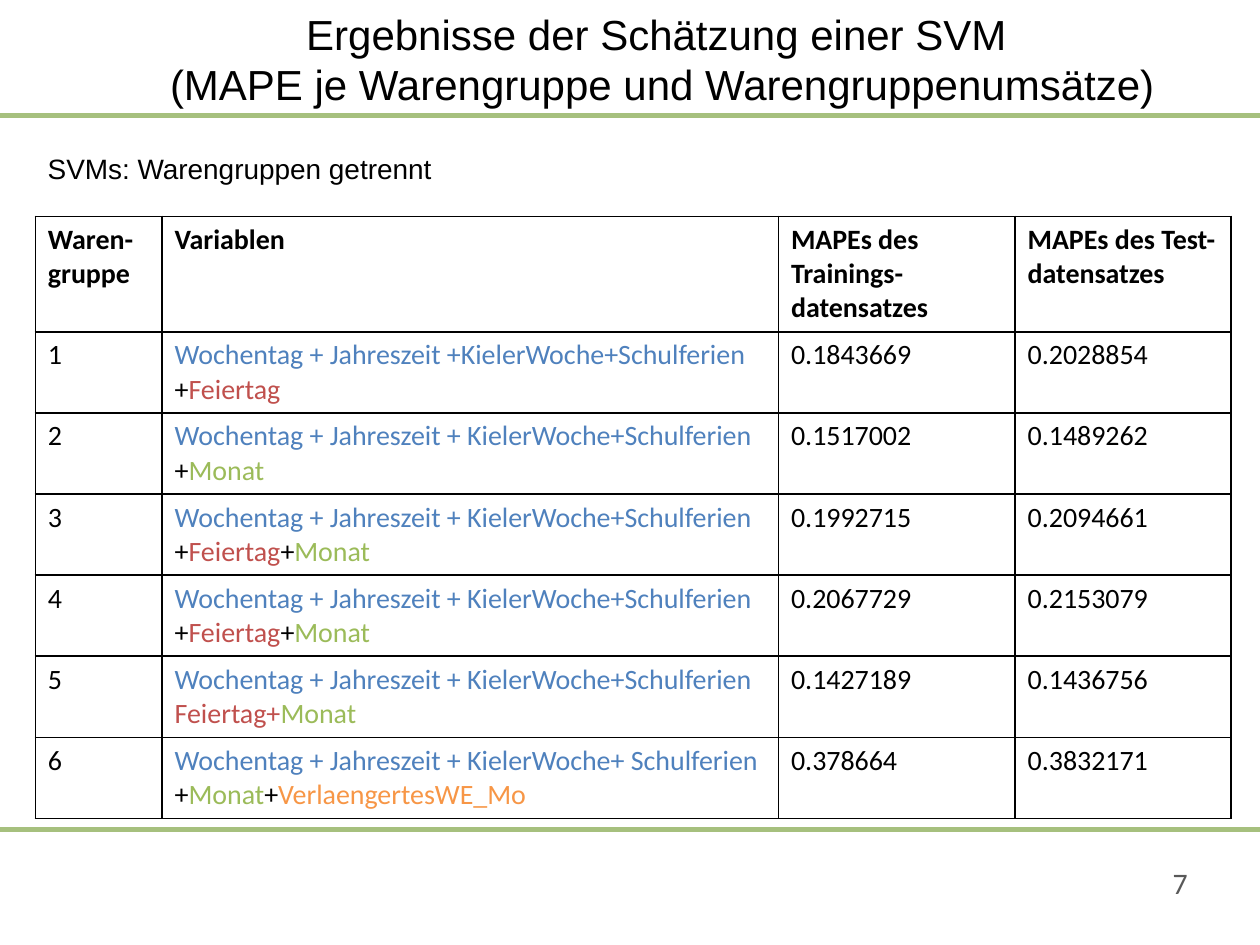
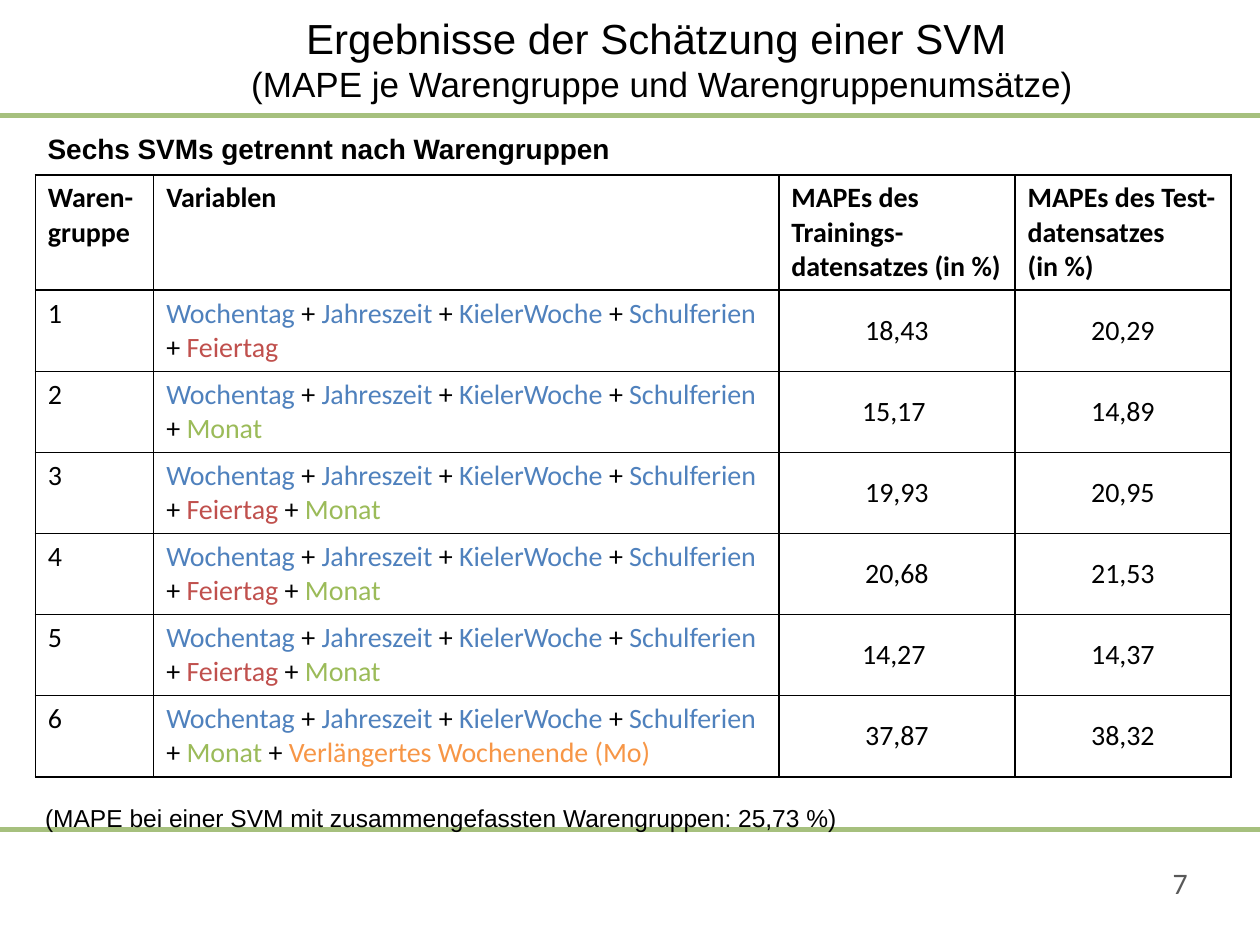
Before and after one commit to saludwig26/Data-science-Team-5-1, a slide deck: slide 7 of 09-06-2020-Präsentation_Team 5.pptx. Drawn at 1260x945 pixels with LibreOffice and Linux fonts; fonts in the diff are those of the drawing; background and template pictures are left out. Boxes give left, top, right and bottom in pixels: in the first picture for what was removed or moved away, otherwise in the second. Text is boxed around its words. In the diff, an @@ line names an element or a change of style, - is before the commit and + after.

```diff
--- a/09-06-2020-Präsentation_Team 5.pptx
+++ b/09-06-2020-Präsentation_Team 5.pptx
@@ title "Ergebnisse der Schätzung einer SVM ..." at [251,23,1073,104]: size 24 to 20 pt in "(MAPE je Warengruppe und Warengruppenumsätze)" @@
@@ text at [48,138,610,164]: text changed; bold on @@
-  SVMs: Warengruppen getrennt
+  Sechs SVMs getrennt nach Warengruppen
@@ table at [35,175,1231,771] @@
-row 1, column 3: MAPEs des Trainings-datensatzes
+row 1, column 3: MAPEs des Trainings-datensatzes (in %)
-row 1, column 4: MAPEs des Test-datensatzes
+row 1, column 4: MAPEs des Test-datensatzes / (in %)
-row 2: 1 | Wochentag + Jahreszeit +KielerWoche+Schulferien / +Feiertag | 0.1843669 | 0.2028854
+row 2: 1 | Wochentag + Jahreszeit + KielerWoche + Schulferien / + Feiertag | 18,43 | 20,29
-row 3: 2 | Wochentag + Jahreszeit + KielerWoche+Schulferien / +Monat | 0.1517002 | 0.1489262
+row 3: 2 | Wochentag + Jahreszeit + KielerWoche + Schulferien / + Monat | 15,17 | 14,89
-row 4: 3 | Wochentag + Jahreszeit + KielerWoche+Schulferien / +Feiertag+Monat | 0.1992715 | 0.2094661
+row 4: 3 | Wochentag + Jahreszeit + KielerWoche + Schulferien / + Feiertag + Monat | 19,93 | 20,95
-row 5: 4 | Wochentag + Jahreszeit + KielerWoche+Schulferien / +Feiertag+Monat | 0.2067729 | 0.2153079
+row 5: 4 | Wochentag + Jahreszeit + KielerWoche + Schulferien / + Feiertag + Monat | 20,68 | 21,53
-row 6: 5 | Wochentag + Jahreszeit + KielerWoche+Schulferien Feiertag+Monat | 0.1427189 | 0.1436756
+row 6: 5 | Wochentag + Jahreszeit + KielerWoche + Schulferien + Feiertag + Monat | 14,27 | 14,37
-row 7: 6 | Wochentag + Jahreszeit + KielerWoche+ Schulferien / +Monat+VerlaengertesWE_Mo | 0.378664 | 0.3832171
+row 7: 6 | Wochentag + Jahreszeit + KielerWoche + Schulferien / + Monat + Verlängertes Wochenende (Mo) | 37,87 | 38,32
@@ table: place and size @@
-table at [35,217,1231,813]
+table at [35,175,1231,771]
@@ text added at [45,808,799,833], 14 pt, text #000000 @@
+(MAPE bei einer SVM mit zusammengefassten Warengruppen: 25,73 %)
```
Also in this commit, not shown: 1 other slide changed.
